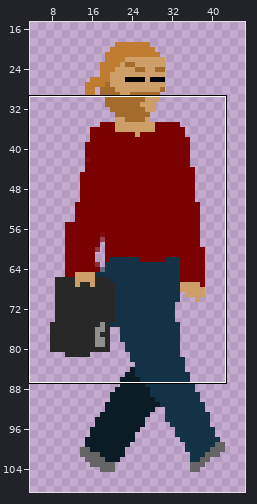
Sprite sheet: CatGame/Scenes/Assets/Human/HumanWalking10.png. The first picture is a wide view before the edit; the outline marks the close-up.
Close-up. Before the commit:
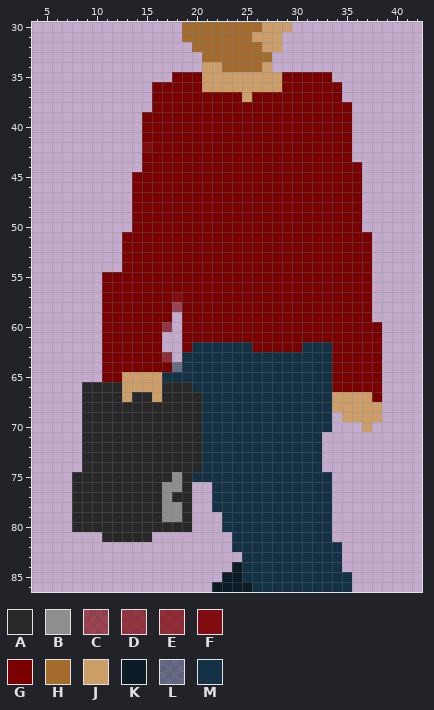
The file is 50x120 pixels. Pixels under 10% opacity are left out. Colours within 5 levels of each other are drawn and written as one. Shown: x 4..42, y 30..86. The wide view leaves out empty margins.
Palette (. is transparent): A #292828  B #8e8e8e  C #7b000097  D #7b0000ae  E #7b0000ba  F #7b0000ec  G #7b0000  H #a46b2c  J #ce9e69  K #0b1c27  L #15334588  M #143246
Pixels before, first column x 8:
30 ...........HHHHHHHHJJJ.........
31 ...........HHHHHHHJJJ..........
32 ............HHHHHHHJJ..........
33 .............HHHHHHH...........
34 .............JJHHHHJ...........
35 ..........GGGJJJJJJJJGGGGG.....
36 ........GGGGGJJJJJJJJGGGGGG....
37 ........GGGGGGGGGJGGGGGGGGG....
38 ........GGGGGGGGGGGGGGGGGGGG...
39 .......GGGGGGGGGGGGGGGGGGGGG...
40 .......GGGGGGGGGGGGGGGGGGGGG...
41 .......GGGGGGGGGGGGGGGGGGGGG...
42 .......FGGGGGGGGGGGGGGGGGGGG...
43 .......GGGGGGGGGGGGGGGGGGGGG...
44 .......GGGGGGGGGGGGGGGGGGGGGG..
45 ......GGGGGGGGGGGGGGGGGGGGGGG..
46 ......GGGGGGGGGGGGGGGGGGGGGGG..
47 ......GGGGGGGGGGGGGGGGGGGGGGG..
48 ......GGGGGGGGGGGGGGGGGGGGGGG..
49 ......GGGGGGGGGGGGGGGGGGGGGGG..
50 ......GGGGGGGGGGGGGGGGGGGGGGG..
51 .....GGGGGGGGGGGGGGGGGGGGGGGGG.
52 .....GGGGGGGGGGGGGGGGGGGGGGGGG.
53 .....GGGGGGGGGGGGGGGGGGGGGGGGG.
54 .....GGGGGGGGGGGGGGGGGGGGGGGGG.
55 ...GGGGGGGGGGGGGGGGGGGGGGGGGGG.
56 ...GGGGGGGGGGGGGGGGGGGGGGGGGGG.
57 ...GGGGGGGFGGGGGGGGGGGGGGGGGGG.
58 ...GGGGGGGCGGGGGGGGGGGGGGGGGGG.
59 ...GGGGGGG.GGGGGGGGGGGGGGGGGGG.
60 ...GGGGGGD.GGGGGGGGGGGGGGGGGGGG
61 ...GGGGGG..GGGGGGGGGGGGGGGGGGGG
62 ...GGGGGG..GMMMMMMGGGGGMMMGGGGG
63 ...GGGGGGE.MMMMMMMMMMMMMMMGGGGG
64 ...GGGGGGGLMMMMMMMMMMMMMMMGGGGG
65 ...GGJJJJMMMMMMMMMMMMMMMMMGGGGG
66 .AAAAJJJJAAAMMMMMMMMMMMMMMGGGGG
67 .AAAAJAAJAAAAMMMMMMMMMMMMMJJJJG
68 .AAAAAAAAAAAAMMMMMMMMMMMMMJJJJJ
69 .AAAAAAAAAAAAMMMMMMMMMMMMM.JJJJ
70 .AAAAAAAAAAAAMMMMMMMMMMMMM...J.
71 .AAAAAAAAAAAAMMMMMMMMMMMM......
72 .AAAAAAAAAAAAMMMMMMMMMMMM......
73 .AAAAAAAAAAAAMMMMMMMMMMMM......
74 .AAAAAAAAAAAAMMMMMMMMMMMM......
75 AAAAAAAAAABAMMMMMMMMMMMMMM.....
76 AAAAAAAAABBA..MMMMMMMMMMMM.....
77 AAAAAAAAABAA..MMMMMMMMMMMM.....
78 AAAAAAAAABBA..MMMMMMMMMMMM.....
79 AAAAAAAAABBA...MMMMMMMMMMM.....
80 AAAAAAAAAAAA...MMMMMMMMMMM.....
81 ...AAAAA........MMMMMMMMMM.....
82 ................MMMMMMMMMMM....
83 .................MMMMMMMMMM....
84 ................KMMMMMMMMMM....
85 ...............KKMMMMMMMMMMM...
86 ..............KKKKMMMMMMMMMM...
After the commit:
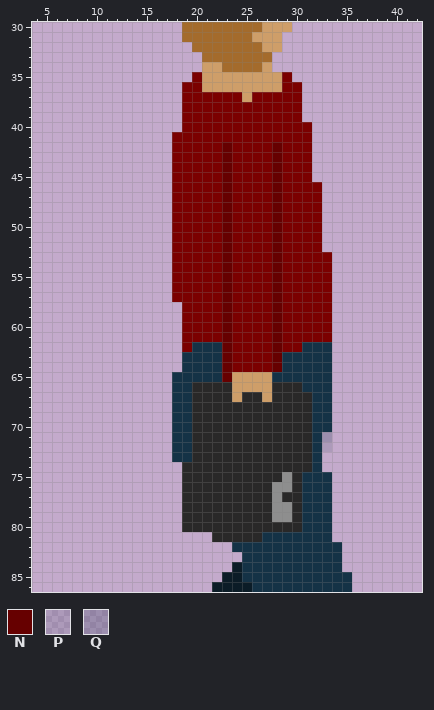
Colours new in this view: N #660000  P #17354422  Q #1630463a
Change:
y 35: x 18..19 GG -> ..; x 30..33 GGGG -> ....
y 36..37: x 16..18 GGG -> ...; x 31..34 GGGG -> ....
y 38: x 16..18 GGG -> ...; x 31..35 GGGGG -> .....
y 39: x 15..18 GGGG -> ....; x 31..35 GGGGG -> .....
y 40: x 15..18 GGGG -> ....; x 32..35 GGGG -> ....
y 41: x 15..17 GGG -> ...; x 32..35 GGGG -> ....
y 42: x 15..17 FGG -> ...; x 23 G -> N; x 28 G -> N; x 32..35 GGGG -> ....
y 43: x 15..17 GGG -> ...; x 23 G -> N; x 28 G -> N; x 32..35 GGGG -> ....
y 44: x 15..17 GGG -> ...; x 23 G -> N; x 28 G -> N; x 32..36 GGGGG -> .....
y 45: x 14..17 GGGG -> ....; x 23 G -> N; x 28 G -> N; x 32..36 GGGGG -> .....
y 46..50: x 14..17 GGGG -> ....; x 23 G -> N; x 28 G -> N; x 33..36 GGGG -> ....
y 51..52: x 13..17 GGGGG -> .....; x 23 G -> N; x 28 G -> N; x 33..37 GGGGG -> .....
y 53..54: x 13..17 GGGGG -> .....; x 23 G -> N; x 28 G -> N; x 34..37 GGGG -> ....
y 55..56: x 11..17 GGGGGGG -> .......; x 23 G -> N; x 28 G -> N; x 34..37 GGGG -> ....
y 57: x 11..18 GGGGGGGF -> .......G; x 23 G -> N; x 28 G -> N; x 34..37 GGGG -> ....
y 58: x 11..18 GGGGGGGC -> ........; x 23 G -> N; x 28 G -> N; x 34..37 GGGG -> ....
y 59: x 11..17 GGGGGGG -> .......; x 23 G -> N; x 28 G -> N; x 34..37 GGGG -> ....
y 60: x 11..17 GGGGGGD -> .......; x 23 G -> N; x 28 G -> N; x 34..38 GGGGG -> .....
y 61: x 11..16 GGGGGG -> ......; x 23 G -> N; x 28 G -> N; x 34..38 GGGGG -> .....
y 62: x 11..16 GGGGGG -> ......; x 23..25 MMM -> NGG; x 28 G -> N; x 34..38 GGGGG -> .....
y 63: x 11..17 GGGGGGE -> .......; x 23..28 MMMMMM -> NGGGGN; x 34..38 GGGGG -> .....
y 64: x 11..18 GGGGGGGL -> ........; x 23..28 MMMMMM -> NGGGGN; x 34..38 GGGGG -> .....
y 65: x 11..17 GGJJJJM -> .......; x 23..27 MMMMM -> NJJJJ; x 34..38 GGGGG -> .....
y 66: x 9..30 AAAAJJJJAAAMMMMMMMMMMM -> .........MMAAAAJJJJAAA; x 34..38 GGGGG -> .....
y 67: x 9..19 AAAAJAAJAAA -> .........MM; x 21..31 MMMMMMMMMMM -> AAAJAAJAAAA; x 34..38 JJJJG -> .....
y 68: x 9..19 AAAAAAAAAAA -> .........MM; x 21..31 MMMMMMMMMMM -> AAAAAAAAAAA; x 34..38 JJJJJ -> .....
y 69: x 9..19 AAAAAAAAAAA -> .........MM; x 21..31 MMMMMMMMMMM -> AAAAAAAAAAA; x 35..38 JJJJ -> ....
y 70: x 9..19 AAAAAAAAAAA -> .........MM; x 21..31 MMMMMMMMMMM -> AAAAAAAAAAA; x 37 J -> .
y 71: x 9..19 AAAAAAAAAAA -> .........MM; x 21..31 MMMMMMMMMMM -> AAAAAAAAAAA; x 33 . -> Q
y 72: x 9..19 AAAAAAAAAAA -> .........MM; x 21..31 MMMMMMMMMMM -> AAAAAAAAAAA; x 33 . -> P
y 73: x 9..19 AAAAAAAAAAA -> .........MM; x 21..31 MMMMMMMMMMM -> AAAAAAAAAAA
y 74: x 9..18 AAAAAAAAAA -> ..........; x 21..31 MMMMMMMMMMM -> AAAAAAAAAAA
y 75: x 8..18 AAAAAAAAAAB -> ...........; x 20..30 MMMMMMMMMMM -> AAAAAAAAABA
y 76: x 8..18 AAAAAAAAABB -> ...........; x 20..30 ..MMMMMMMMM -> AAAAAAAABBA
y 77: x 8..18 AAAAAAAAABA -> ...........; x 20..30 ..MMMMMMMMM -> AAAAAAAABAA
y 78: x 8..18 AAAAAAAAABB -> ...........; x 20..30 ..MMMMMMMMM -> AAAAAAAABBA
y 79: x 8..18 AAAAAAAAABB -> ...........; x 20..30 ...MMMMMMMM -> AAAAAAAABBA
y 80: x 8..18 AAAAAAAAAAA -> ...........; x 20..30 ...MMMMMMMM -> AAAAAAAAAAA
y 81: x 11..15 AAAAA -> .....; x 22..26 ..MMM -> AAAAA
Boxes around the changes in both close-ups, in picture pixels (x1, y1, x2, y2):
changed: (72, 72, 382, 542)
